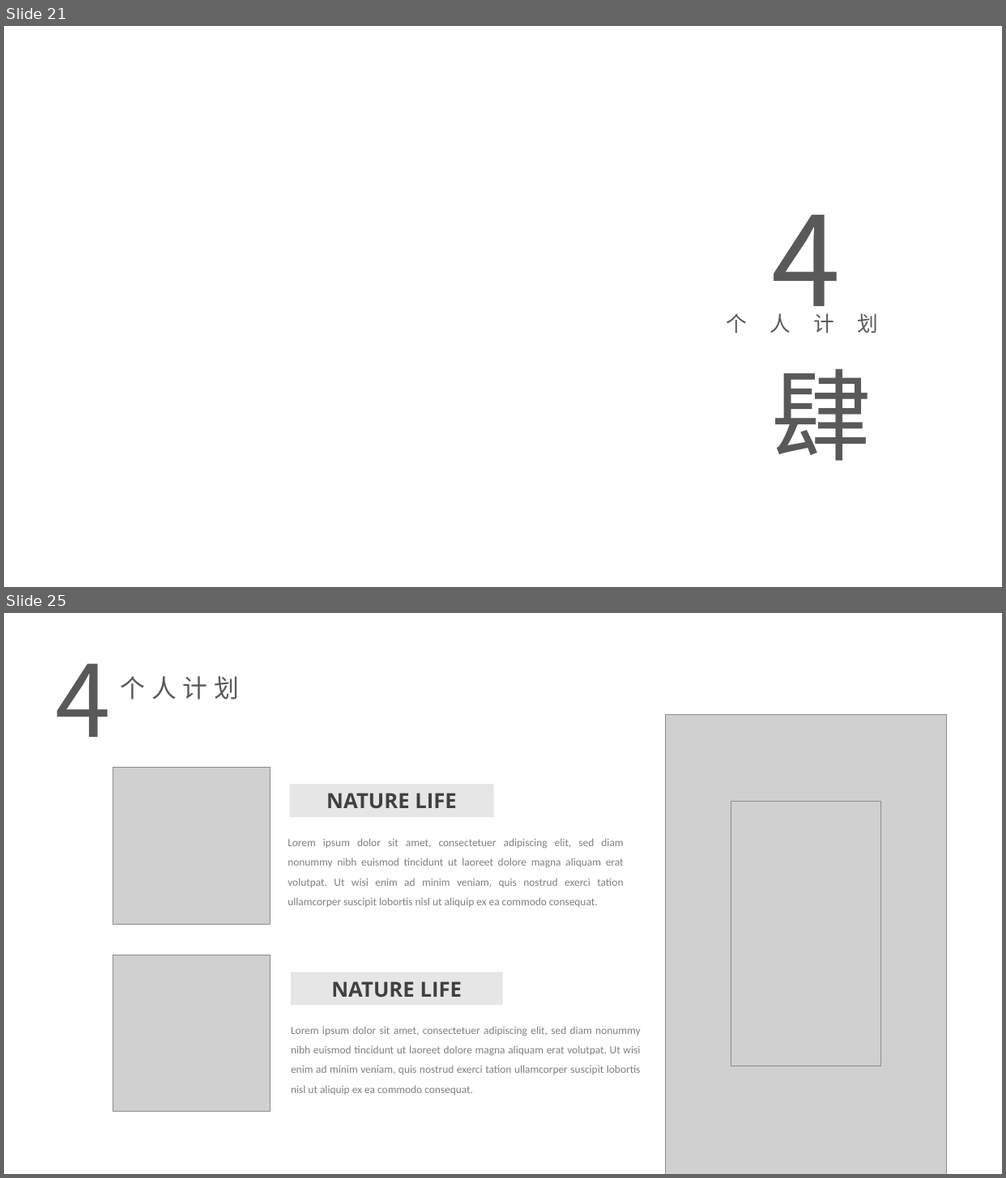
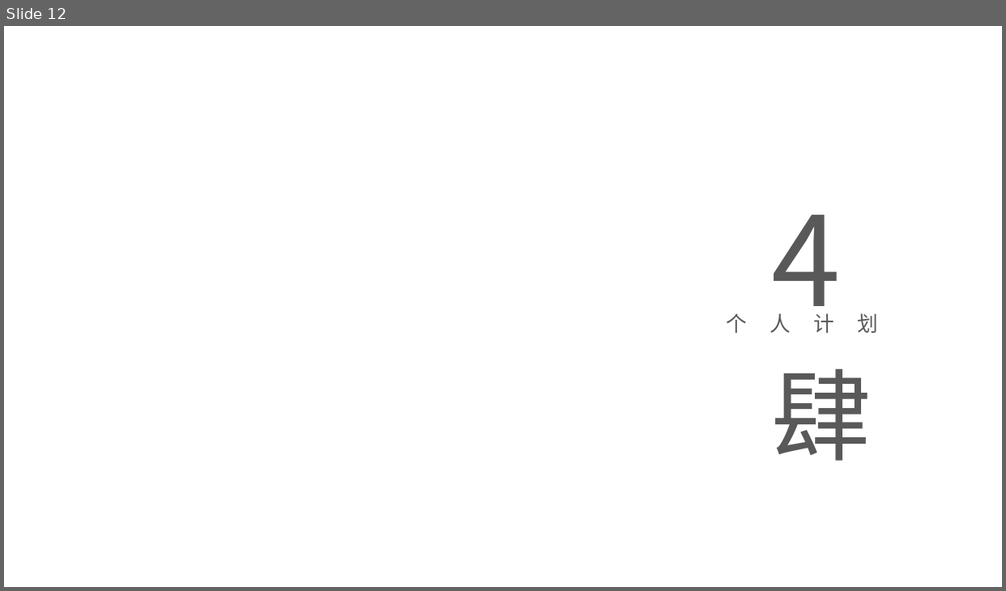
Before and after one commit to glkabc/Demos, a slide deck: 实习总结.pptx. Shown one above the other, each under a label of ours: slides 21 and 25 before the commit, slide 12 after it; the slides between them are not shown. The pictures are 1006x1178 and 1006x591 pixels, drawn with LibreOffice and Linux fonts; fonts in the diff are those of the drawing; grey boxes stand for pictures; background and template pictures are left out. Boxes give left, top, right and bottom in pixels: in the first picture for what was removed or moved away, otherwise in the second. Text is boxed around its words. In the diff, an @@ line names an element or a change of style, - is before the commit and + after.

```diff
--- a/实习总结.pptx
+++ b/实习总结.pptx
@@ slide 25 removed at (4, 613, 1002, 1174), background picture (left out) @@
@@ text removed at (55, 663, 110, 737) @@
-4
@@ text removed at (121, 676, 239, 700) @@
-个人计划
@@ picture removed at (666, 715, 947, 1174) @@
@@ picture removed at (113, 768, 270, 924) @@
@@ rounded rectangle removed at (290, 785, 494, 817) @@
-NATURE LIFE
@@ picture removed at (731, 802, 880, 1067) @@
@@ text removed at (288, 838, 624, 907) @@
-Lorem ipsum dolor sit amet, consectetuer adipiscing elit, sed diam nonummy nibh euismod tincidunt ut laoreet dolore magna aliquam erat volutpat. Ut wisi enim ad minim veniam, quis nostrud exerci tation ullamcorper suscipit lobortis nisl ut aliquip ex ea commodo consequat.
@@ picture removed at (113, 955, 270, 1112) @@
@@ rounded rectangle removed at (291, 973, 503, 1005) @@
-NATURE LIFE
@@ text removed at (291, 1026, 641, 1095) @@
-Lorem ipsum dolor sit amet, consectetuer adipiscing elit, sed diam nonummy nibh euismod tincidunt ut laoreet dolore magna aliquam erat volutpat. Ut wisi enim ad minim veniam, quis nostrud exerci tation ullamcorper suscipit lobortis nisl ut aliquip ex ea commodo consequat.
@@ what was slide 21 is now slide 12 @@
```
Also in this commit, not shown: 1 slide changed, 6 slides added, 18 other slides removed.
